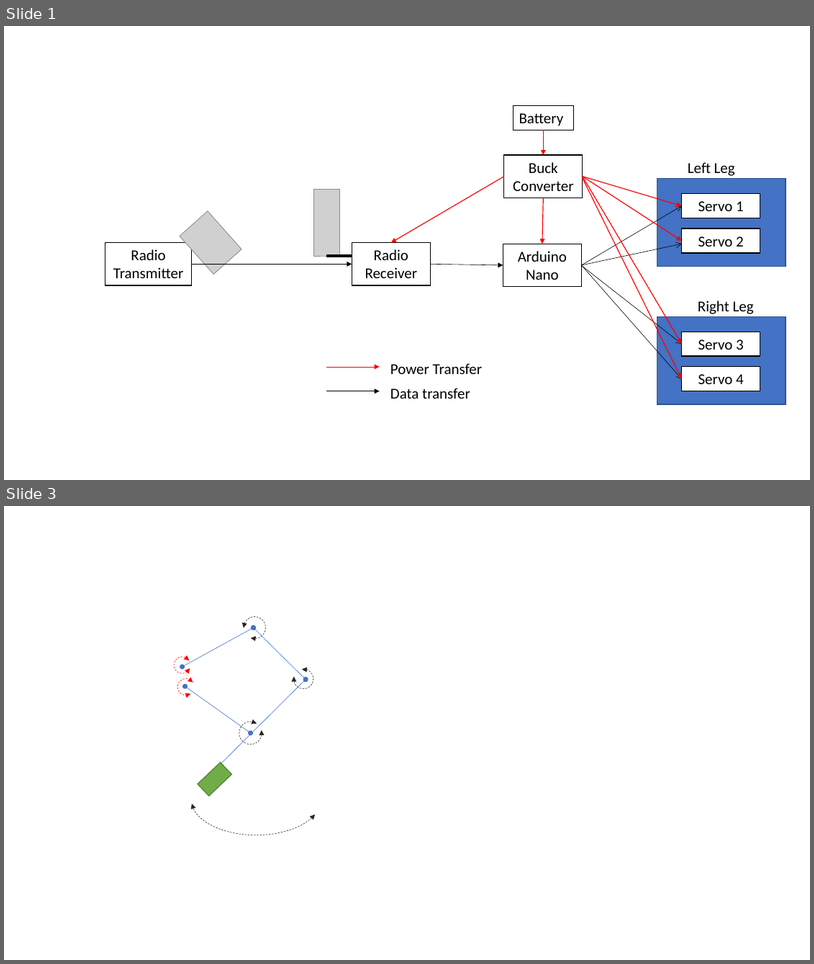
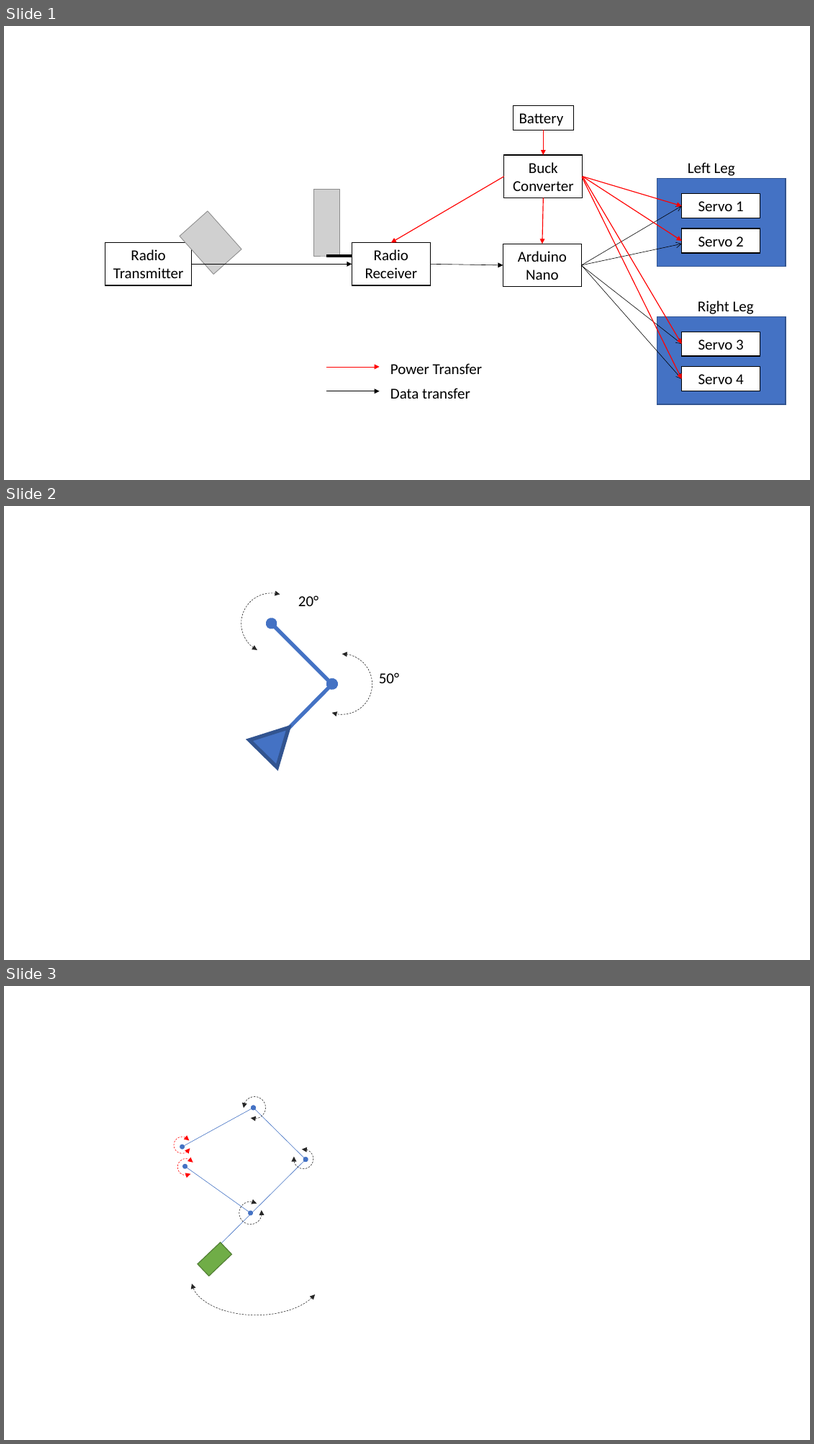
Before and after one commit to MedadRufus/Mechanical-duck-design, a slide deck: Report/block diagram.pptx. Shown one above the other, each under a label of ours: slides 1 and 3 before the commit, slides 1, 2 and 3 after it; the slides between them are not shown. The pictures are 814x964 and 814x1444 pixels, drawn with LibreOffice and Linux fonts; fonts in the diff are those of the drawing; grey boxes stand for pictures. Boxes give left, top, right and bottom in pixels: in the first picture for what was removed or moved away, otherwise in the second. Text is boxed around its words. In the diff, an @@ line names an element or a change of style, - is before the commit and + after.

```diff
--- a/Report/block diagram.pptx
+++ b/Report/block diagram.pptx
@@ slide 2 added at bbox=[4, 506, 810, 960], background #FFFFFF @@
@@ arc (boxed as its full ellipse) added at bbox=[241, 593, 301, 654], outline #262626 0.5 pt dashed @@
@@ text added at bbox=[298, 595, 319, 606], 18 pt, text #000000 @@
+20°
@@ double arrow added from (271, 623) to (332, 684), #4472C4 4.5 pt @@
@@ arc (boxed as its full ellipse) added at bbox=[312, 654, 373, 714], outline #262626 0.5 pt dashed @@
@@ text added at bbox=[379, 672, 399, 683], 18 pt, text #000000 @@
+50°
@@ double arrow added from (272, 745) to (332, 684), #4472C4 4.5 pt @@
@@ triangle added at bbox=[250, 713, 303, 767], fill #4472C4, outline #325491 4.5 pt @@
```
Also in this commit, not shown: 1 other slide added, 1 slide removed, 13 other files.
